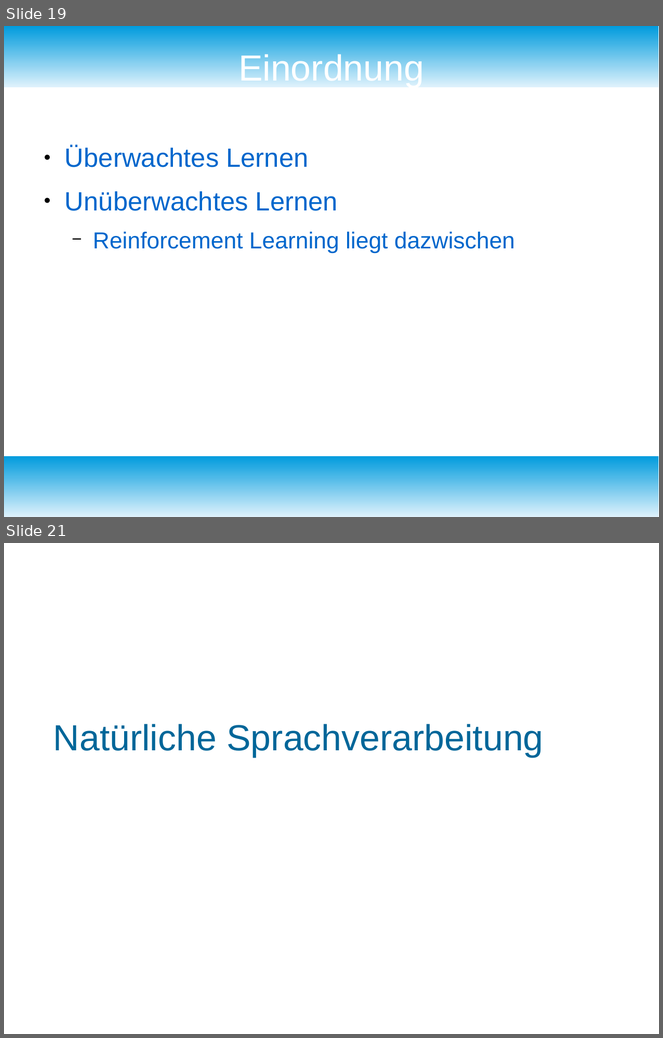
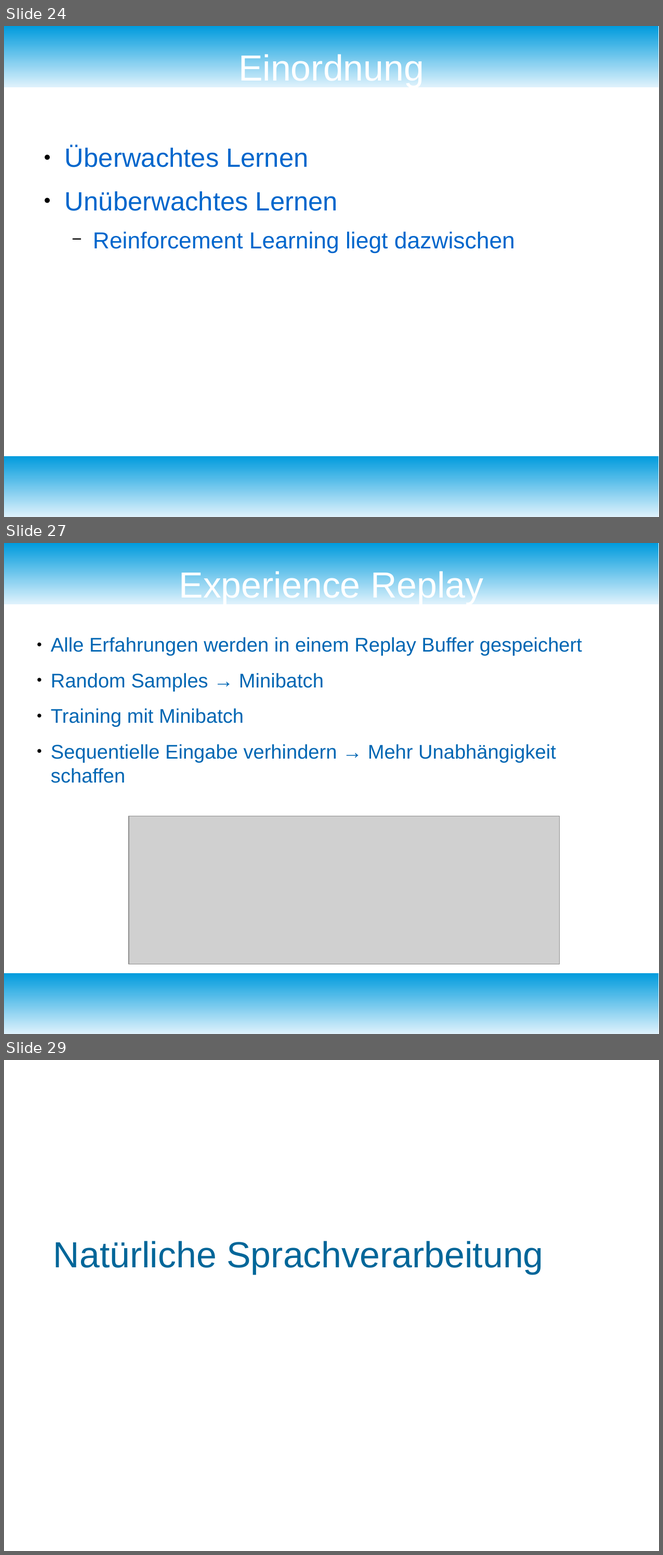
Before and after one commit to fnehmer/haw-is-assignment, a slide deck: Präsentation/is_praesentation.odp. Shown one above the other, each under a label of ours: slides 19 and 21 before the commit, slides 24, 27 and 29 after it; the slides between them are not shown. The pictures are 663x1038 and 663x1555 pixels, drawn with LibreOffice and Linux fonts; fonts in the diff are those of the drawing; grey boxes stand for pictures; background and template pictures are left out. Boxes give left, top, right and bottom in pixels: in the first picture for what was removed or moved away, otherwise in the second. Text is boxed around its words. In the diff, an @@ line names an element or a change of style, - is before the commit and + after.

```diff
--- a/Präsentation/is_praesentation.odp
+++ b/Präsentation/is_praesentation.odp
@@ slide 27 added at (4,543,659,1034), background #FFFFFF; not listed: 2 template elements that a slide beside it also shows @@
@@ title added at (179,568,483,604), 44 pt, text #FFFFFF @@
+Experience Replay
@@ subtitle added at (51,637,582,783), 24 pt, text #0066B3 @@
+● Alle Erfahrungen werden in einem Replay Buffer gespeichert
+● Random Samples → Minibatch
+● Training mit Minibatch
+● Sequentielle Eingabe verhindern → Mehr Unabhängigkeit schaffen
@@ picture added at (129,817,560,965) @@
@@ what was slide 19 is now slide 24 @@
@@ what was slide 21 is now slide 29 @@
```
Also in this commit, not shown: 2 slides changed, 8 other slides added, 1 slide removed, 12 other files.
